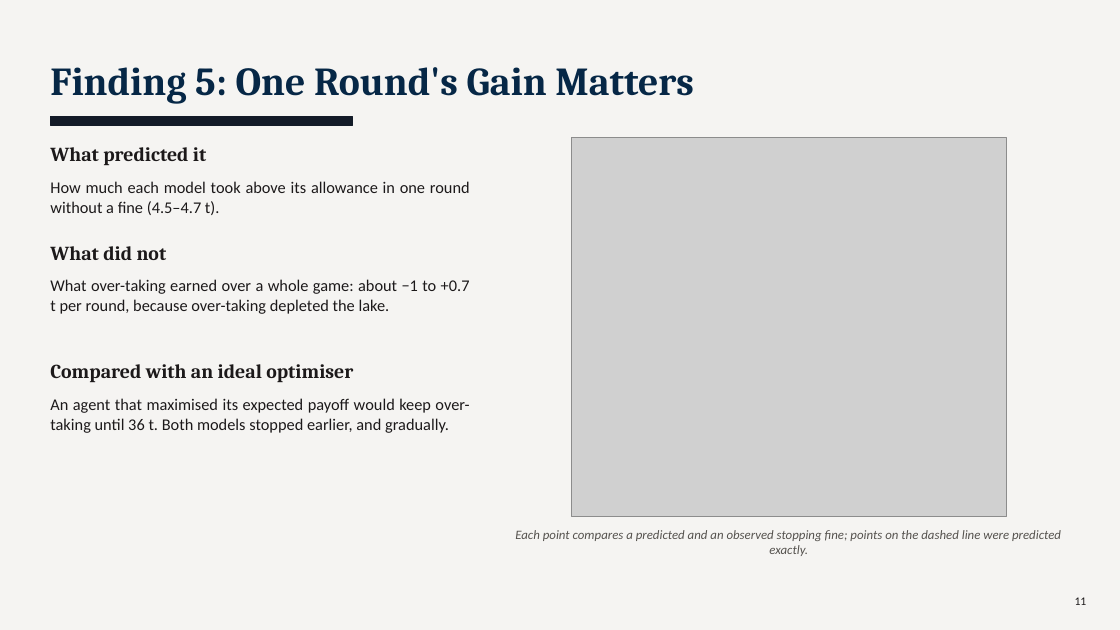
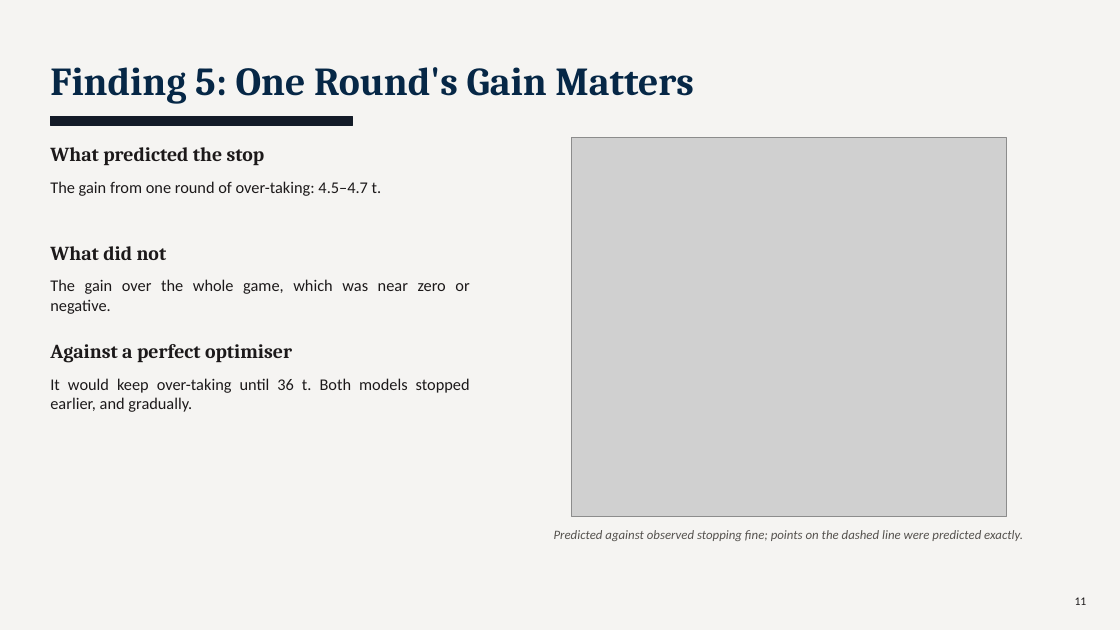
Before and after one commit to TallowCatch/invasion-commons, a slide deck: slide 11 of notes/slides/2026-10-13_phd_catchup/phd_catchup_2026-10-13.pptx. Drawn at 1120x630 pixels with LibreOffice and Linux fonts; fonts in the diff are those of the drawing; grey boxes stand for pictures. Boxes give left, top, right and bottom in pixels: in the first picture for what was removed or moved away, otherwise in the second. Text is boxed around its words. In the diff, an @@ line names an element or a change of style, - is before the commit and + after.

```diff
--- a/notes/slides/2026-10-13_phd_catchup/phd_catchup_2026-10-13.pptx
+++ b/notes/slides/2026-10-13_phd_catchup/phd_catchup_2026-10-13.pptx
@@ text at (50,147,265,166): text changed @@
-What predicted it
+What predicted the stop
@@ text at (50,181,382,196): text changed @@
-How much each model took above its allowance in one round without a fine (4.5–4.7 t).
+The gain from one round of over-taking: 4.5–4.7 t.
@@ text at (50,279,469,314): text changed @@
-What over-taking earned over a whole game: about −1 to +0.7 t per round, because over-taking depleted the lake.
+The gain over the whole game, which was near zero or negative.
@@ text at (50,344,292,363): text changed @@
-Compared with an ideal optimiser
+Against a perfect optimiser
@@ text at (50,378,470,412): text changed @@
-An agent that maximised its expected payoff would keep over-taking until 36 t. Both models stopped earlier, and gradually.
+It would keep over-taking until 36 t. Both models stopped earlier, and gradually.
@@ text at (554,530,1023,541): text changed @@
-Each point compares a predicted and an observed stopping fine; points on the dashed line were predicted exactly.
+Predicted against observed stopping fine; points on the dashed line were predicted exactly.
```
Also in this commit, not shown: 13 other slides changed, 8 other files.
